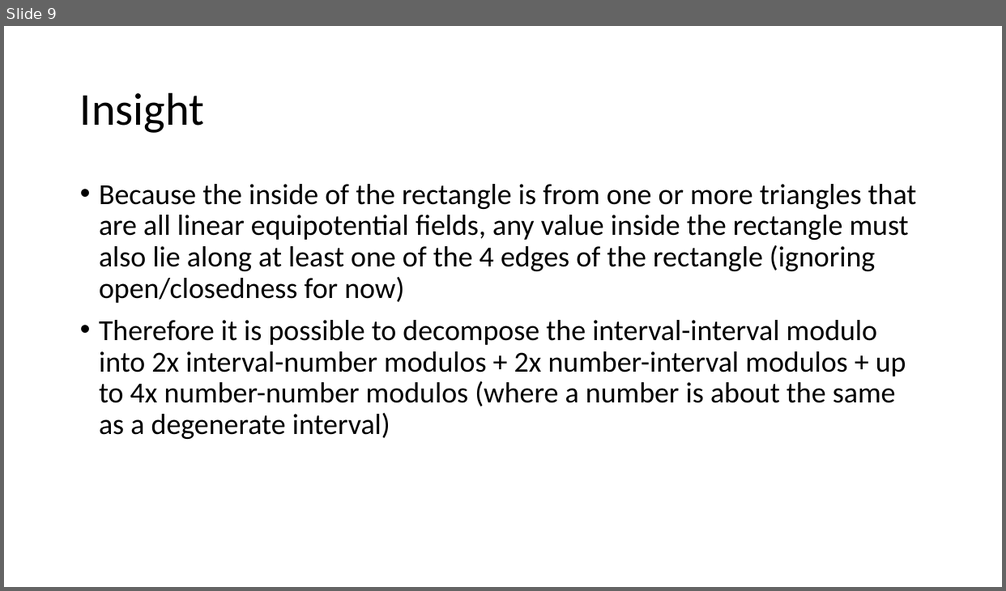
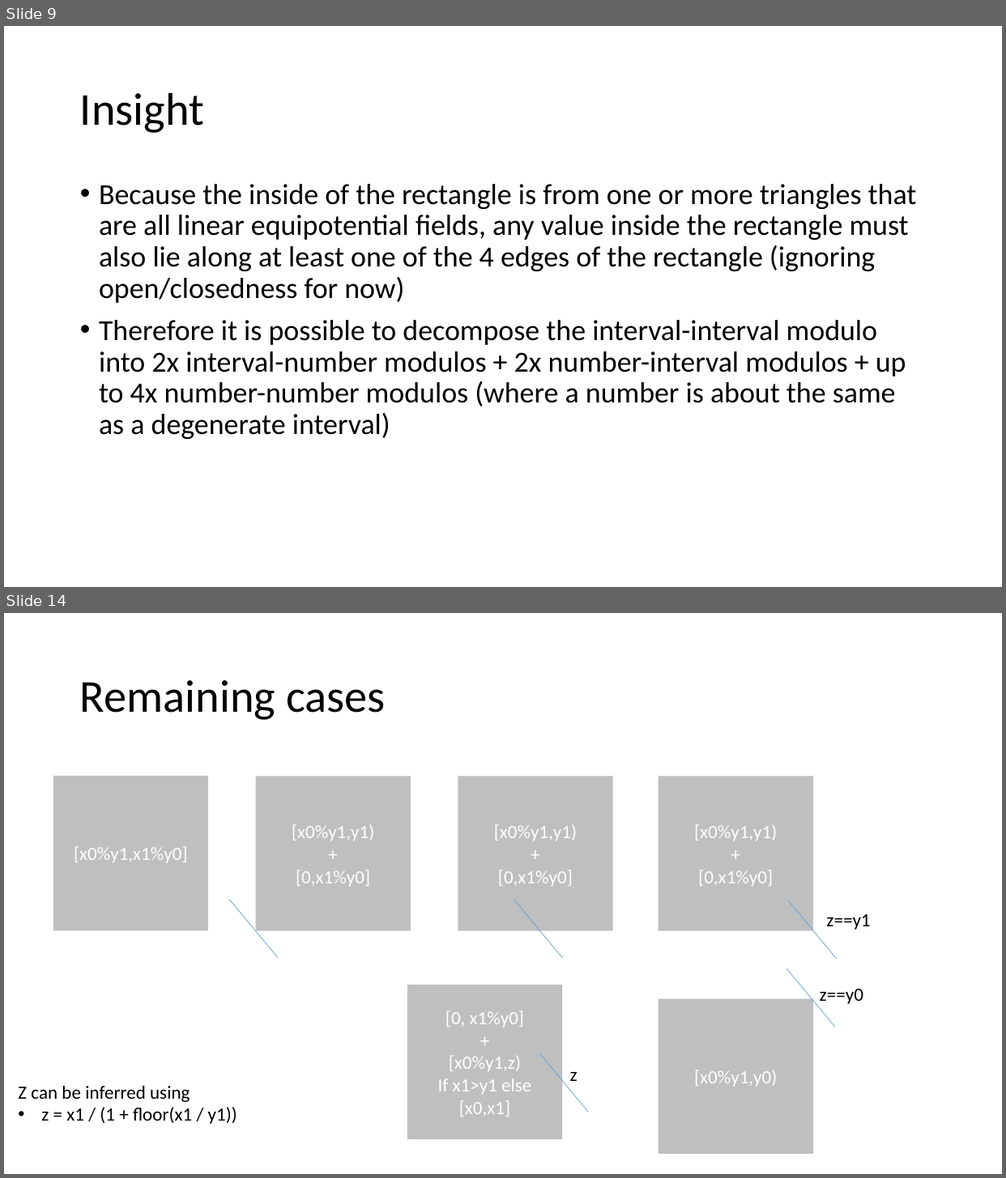
Before and after one commit to averykhoo/intervals, a slide deck: interval-modulo.pptx. Shown one above the other, each under a label of ours: slide 9 before the commit, slides 9 and 14 after it; the slides between them are not shown. The pictures are 1006x591 and 1006x1178 pixels, drawn with LibreOffice and Linux fonts; fonts in the diff are those of the drawing. Boxes give left, top, right and bottom in pixels: in the first picture for what was removed or moved away, otherwise in the second. Text is boxed around its words. In the diff, an @@ line names an element or a change of style, - is before the commit and + after.

```diff
--- a/interval-modulo.pptx
+++ b/interval-modulo.pptx
@@ slide 14 added at (4,613,1002,1174), background #FFFFFF @@
@@ title added at (80,680,386,720), 44 pt, text #000000 @@
+Remaining cases
@@ rectangle added at (53,776,208,931), fill #BFBFBF, 18 pt, text #FFFFFF @@
+[x0%y1,x1%y0]
@@ rectangle added at (256,776,411,931), fill #BFBFBF, 18 pt, text #FFFFFF @@
+[x0%y1,y1)
++
+[0,x1%y0]
@@ rectangle added at (458,776,613,931), fill #BFBFBF, 18 pt, text #FFFFFF @@
+[x0%y1,y1)
++
+[0,x1%y0]
@@ rectangle added at (658,776,813,931), fill #BFBFBF, 18 pt, text #FFFFFF @@
+[x0%y1,y1)
++
+[0,x1%y0]
@@ line added from (229, 900) to (278, 958), #5B9BD5 0.5 pt @@
@@ line added from (513, 900) to (562, 958), #5B9BD5 0.5 pt @@
@@ line added from (789, 901) to (837, 959), #5B9BD5 0.5 pt @@
@@ text added at (826,914,870,930), 18 pt, text #000000 @@
+z==y1
@@ line added from (787, 969) to (835, 1027), #5B9BD5 0.5 pt @@
@@ rectangle added at (407,985,562,1140), fill #BFBFBF, 18 pt, text #FFFFFF @@
+[0, x1%y0]
++
+[x0%y1,z)
+If x1>y1 else
+[x0,x1]
@@ rectangle added at (658,999,813,1154), fill #BFBFBF, 18 pt, text #FFFFFF @@
+[x0%y1,y0)
@@ text added at (820,989,863,1004), 18 pt, text #000000 @@
+z==y0
@@ line added from (540, 1054) to (588, 1112), #5B9BD5 0.5 pt @@
@@ text added at (570,1072,577,1081), 18 pt, text #000000 @@
+z
@@ text added at (18,1086,237,1124), 18 pt, text #000000 @@
+Z can be inferred using
+• z = x1 / (1 + floor(x1 / y1))
```
Also in this commit, not shown: 5 other slides added.
